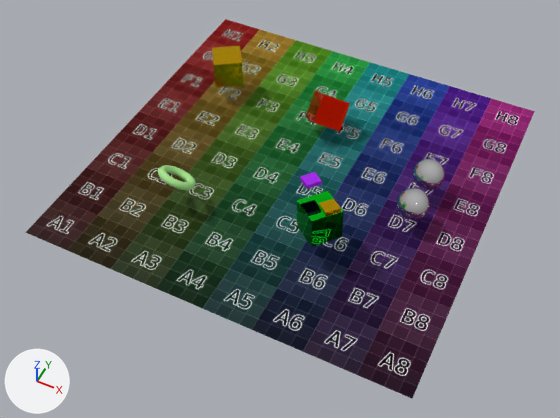
A saved change to the glTF model resources/scene.glb.
Before and after are seen from a 50 mm camera at (15.4, -33.6, 35.2) aimed at (0.4, -3.6, -2.4). Lighting does not change. The marker at lower left points along +X, +Y and +Z. Where no turn or scale is listed for an object, it has been applied to the vertices.
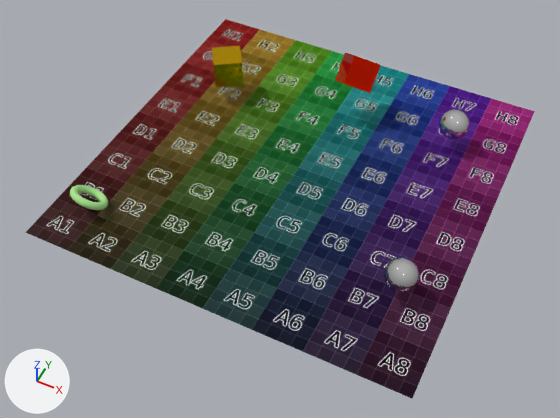
Diff of the bpy script that builds the scene:
```diff
--- a/resources/scene.glb.py
+++ b/resources/scene.glb.py
@@ ob_cube @@
-ob_cube = bpy.data.objects.new('Cube', me_cube_001)
-ob_cube.location = (4.17, -5.95, 1.0)
@@ ob_cube_002 @@
-ob_cube_002 = bpy.data.objects.new('Cube.002', me_cube_002)
-ob_cube_002.location = (4.89, -6.32, 2.7)
@@ ob_cube_003 @@
-ob_cube_003 = bpy.data.objects.new('Cube.003', me_cube_003)
-ob_cube_003.location = (3.14, -5.09, 2.93)
@@ ob_cube_001 @@
 ob_cube_001 = bpy.data.objects.new('Cube.001', me_cube_004)
-ob_cube_001.location = (0.16, 4.16, -0.13)
+ob_cube_001.location = (1.13, 6.85, 1.58)
@@ ob_torus_002 @@
 ob_torus_002 = bpy.data.objects.new('Torus.002', me_torus_002)
-ob_torus_002.location = (-5.42, -6.3, 0.33)
+ob_torus_002.location = (-10.32, -9.17, -1.07)
@@ ob_sphere @@
 ob_sphere = bpy.data.objects.new('Sphere', me_sphere)
-ob_sphere.location = (8.45, -1.52, 0.0)
+ob_sphere.location = (9.7, -6.85, -0.06)
@@ ob_sphere_001 @@
 ob_sphere_001 = bpy.data.objects.new('Sphere.001', me_sphere_001)
-ob_sphere_001.location = (8.45, 1.32, 0.0)
+ob_sphere_001.location = (8.4, 6.63, -0.07)
```

Pixel boxes (x1, y1, x2, y2) of what changed, in the pictures (560 x 418 px):
'Cube.001', moved: before (305, 90, 350, 131); after (335, 53, 380, 93)
'Sphere', moved: before (397, 188, 430, 221); after (384, 257, 419, 293)
'Cube', deleted (green): before (297, 191, 344, 247)
'Sphere.001', moved: before (413, 159, 445, 190); after (439, 110, 469, 139)
'Torus.002', moved: before (158, 165, 196, 190); after (70, 185, 108, 210)
'Cube.002', deleted: before (319, 199, 341, 216)
'Cube.003', deleted: before (300, 172, 322, 189)
